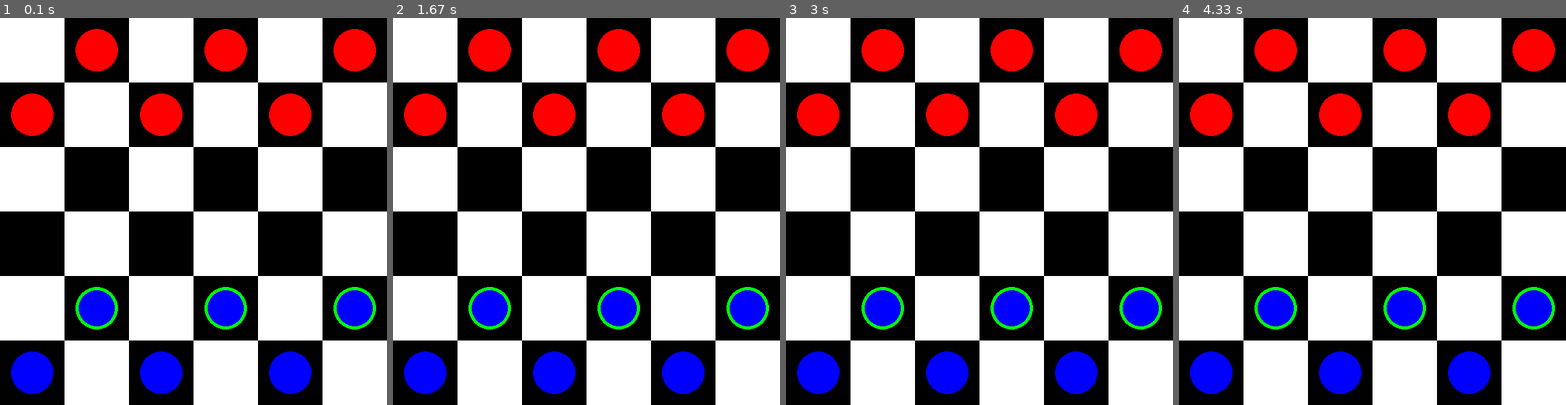
Above: before the commit, frames 1-4 (left to right).
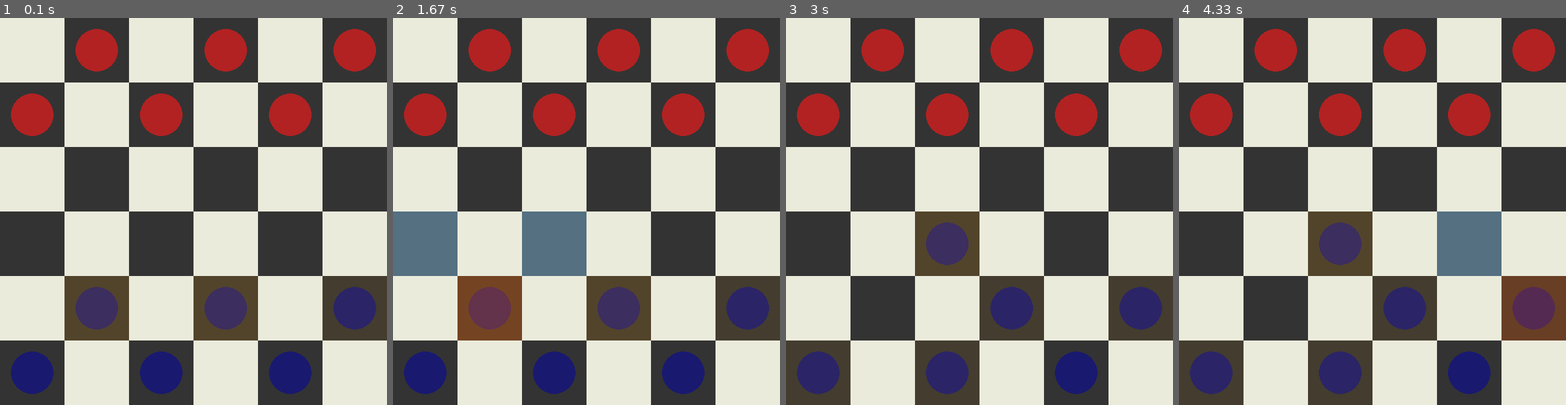
Above: after the commit, the same moments.

Repository: kibria30/minicheckers_pygame
Game: pygame game, started from main.py
Two runs of this game, one before a commit and one after it. Both use one fixed random seed, a clock stepped at 60 frames per second and the inputs below.
Inputs (mouse positions are in pixels of both pictures, inside the frame that each line leads up to):
- Up to frame 1 (0.1 s): no input
- Up to frame 2 (1.67 s): click (586, 211) at 0.38 s; click (625, 296) at 0.72 s; click (466, 304) at 1.08 s
- Up to frame 3 (3 s): click (979, 257) at 1.88 s
- Up to frame 4 (4.33 s): click (1507, 312) at 3.28 s

The runs differ from the first frame. In frame 1, 100% of the frame differs, in the area x 0-100%, y 0-100%; in frame 2, 100%; in frame 3, 100%; in frame 4, 100%.

Commit message:
going with blackish color instead of redish color

Diff:
--- a/main.py
+++ b/main.py
@@ -1,4 +1,5 @@
 import pygame
+from pygame import Color
 
 pygame.init()
 
@@ -6,10 +7,23 @@
 ROWS, COLS = 6,6
 SQUARE_SIZE = WIDTH/COLS
 
-WHITE = (255, 255, 255)
-BLACK = (0,0,0)
-RED = (255, 0, 0)
-BLUE = (0, 0, 255)
+
+# WHITE = (245, 222, 179)           # deepseek, qwen, gpt
+# BLACK = (101, 67, 33)
+# RED = (200, 50, 50)
+# BLUE = (40, 40, 40)
+# MOVABLE_PIECE = (255, 215, 0) #(255, 255, 100, 0.10)
+# # SELECTED_PIECE =
+# # VALID_MOVE =
+
+
+WHITE = Color(235, 235, 220)               # claude
+BLACK = (51, 51, 51)
+RED = (178, 34, 34)
+BLUE = (25, 25, 112)
+MOVABLE_PIECE = Color(255, 165, 0, 20)
+SELECTED_PIECE = Color(255, 69, 0, 50)  # Orange red with 50 alpha
+VALID_MOVE = Color(135, 206, 250, 100)   # Light sky blue with 100 alpha
 
 
 EMPTY = 0
@@ -35,15 +49,11 @@
 movable_pieces = []
 valid_move = []
 
-
-
 def draw_board():
     for row in range(ROWS):
         for col in range(COLS):
             color = BLACK if (row+col)%2 else WHITE
             pygame.draw.rect(screen, color, pygame.Rect(col * SQUARE_SIZE, row * SQUARE_SIZE, SQUARE_SIZE, SQUARE_SIZE))
-
-
 
 def draw_pieces():
     for row in range(ROWS):
@@ -62,13 +72,31 @@
 #     pygame.draw.polygon(screen, (0, 255, 0), [[15, 75], [25,50], [35,62], [45, 37], [55,62], [65, 50], [75, 75]])
 
 def draw_highlights():
+    # Create a surface for movable pieces highlight
+    movable_highlight = pygame.Surface((SQUARE_SIZE, SQUARE_SIZE), pygame.SRCALPHA)
+    movable_highlight.fill(MOVABLE_PIECE)
+
+    # Draw movable pieces highlight
     for (row, col) in movable_pieces:
-        pygame.draw.circle(screen, (0,255,0), (col * SQUARE_SIZE + SQUARE_SIZE // 2, row * SQUARE_SIZE + SQUARE_SIZE // 2), SQUARE_SIZE // 3, 5)
+        screen.blit(movable_highlight, (col * SQUARE_SIZE, row * SQUARE_SIZE))
+
+    # Draw selected piece highlight
+    if selected_piece:
+        row, col = selected_piece
+        selected_highlight = pygame.Surface((SQUARE_SIZE, SQUARE_SIZE), pygame.SRCALPHA)
+        selected_highlight.fill(SELECTED_PIECE)
+        screen.blit(selected_highlight, (col * SQUARE_SIZE, row * SQUARE_SIZE))
+
+    # Draw valid moves highlight
+    for (row, col) in valid_move:
+        valid_highlight = pygame.Surface((SQUARE_SIZE, SQUARE_SIZE), pygame.SRCALPHA)
+        valid_highlight.fill(VALID_MOVE)
+        screen.blit(valid_highlight, (col * SQUARE_SIZE, row * SQUARE_SIZE))
+
 
 def get_row_col_from_mouse(pos):
     x ,y = pos
     return int(y//SQUARE_SIZE), int(x//SQUARE_SIZE)
-
 
 def get_movable_pieces():
     global movable_pieces
@@ -76,56 +104,65 @@
     for row in range(ROWS):
         for col in range(COLS):
             piece = board[row][col]
-            if piece==PLAYER_PIECE:
-                if row>0 and (board[row-1][col-1] == EMPTY or board[row-1][col+1] == EMPTY):
-                    movable_pieces.append((row, col))
-
+            if piece == PLAYER_PIECE:
+                if row > 0:
+                    if col > 0 and board[row - 1][col - 1] == EMPTY:
+                        movable_pieces.append((row, col))
+                    if col < COLS - 1 and board[row - 1][col + 1] == EMPTY:
+                        movable_pieces.append((row, col))
 
 
 def computerPlay():
+    global PLAYER_TURN
     print("Now computer's turn")
     PLAYER_TURN = True
+    print("from comPlay, player Turn: ", PLAYER_TURN)
+    return
 
 
 
 def playerPlay(event):
-    global PLAYER_TURN, selected_piece, valid_move
-    print(PLAYER_TURN)
-
-    selected_piece = None
-    valid_move = []
+    global PLAYER_TURN, selected_piece, valid_move, movable_pieces
+    print("from player play, turn: ",PLAYER_TURN)
 
     if event.type == pygame.MOUSEBUTTONDOWN:
         pos = pygame.mouse.get_pos()
         row, col = get_row_col_from_mouse(pos)
         print(row, col)
         piece = board[row][col]
-        if selected_piece and (row, col) in valid_move:
-            board[row][col] = board[selected_piece[0]][selected_piece[1]]
-            board[selected_piece[0]][selected_piece[1]] = EMPTY
-            selected_piece = None
-            PLAYER_TURN = False
-        elif (not selected_piece) and ((row, col) in movable_pieces):
-            selected_piece = (row, col)
-            if row>0 and col>0:
-                valid_move.append((row-1, col-1))
-            if row>0 and col<5:
-                valid_move.append((row-1, col+1))
-            print(valid_move)
+        if selected_piece:
+            if (row, col) in valid_move:
+                board[row][col] = board[selected_piece[0]][selected_piece[1]]
+                board[selected_piece[0]][selected_piece[1]] = EMPTY
+                selected_piece = None
+                valid_move = []
+                PLAYER_TURN = False  # Switch to computer's turn
+
+            elif piece == PLAYER_PIECE and (row, col) in movable_pieces:
+                selected_piece = (row, col)
+                valid_move = []
+                if row > 0:
+                    if col > 0 and board[row - 1][col - 1] == EMPTY:
+                        valid_move.append((row - 1, col - 1))
+                    if col < COLS - 1 and board[row - 1][col + 1] == EMPTY:
+                        valid_move.append((row - 1, col + 1))
+                print("Valid moves:", valid_move)
+
+            # else:
+            #     selected_piece = None
+            #     valid_move = []
 
 
-        # if selected_piece:
-        #     board[row][col] = board[selected_piece[0]][selected_piece[1]]
-        #     board[selected_piece[0]][selected_piece[1]] = EMPTY
-        #     selected_piece = None
-
-        # else:
-        #     if piece != EMPTY:
-        #         selected_piece = (row, col)
-
-
-
-
+        else:
+            if piece == PLAYER_PIECE and (row, col) in movable_pieces:
+                selected_piece = (row, col)
+                valid_move = []
+                if row > 0:
+                    if col > 0 and board[row - 1][col - 1] == EMPTY:
+                        valid_move.append((row - 1, col - 1))
+                    if col < COLS - 1 and board[row - 1][col + 1] == EMPTY:
+                        valid_move.append((row - 1, col + 1))
+                print("Valid moves:", valid_move)
 
 
 def main():
